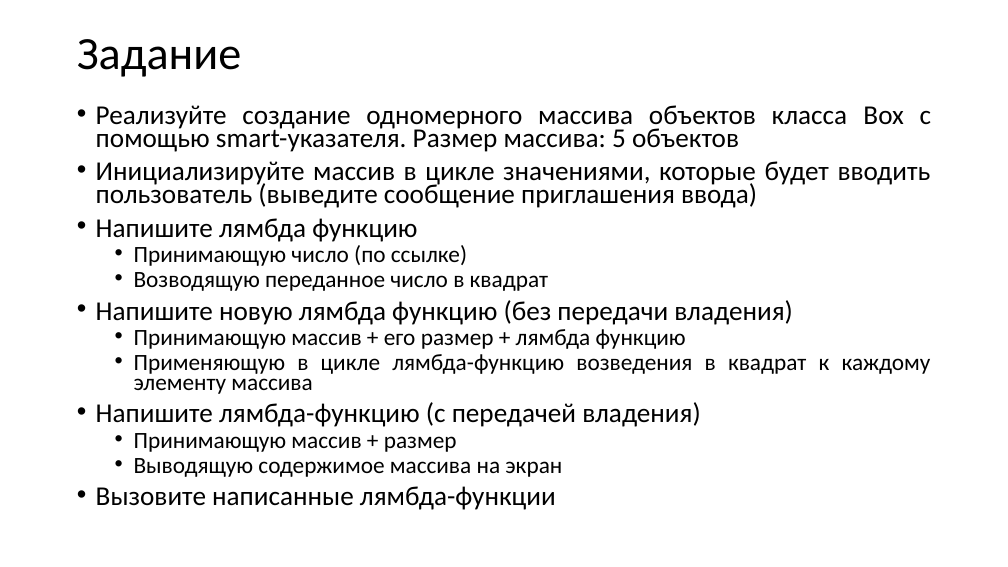
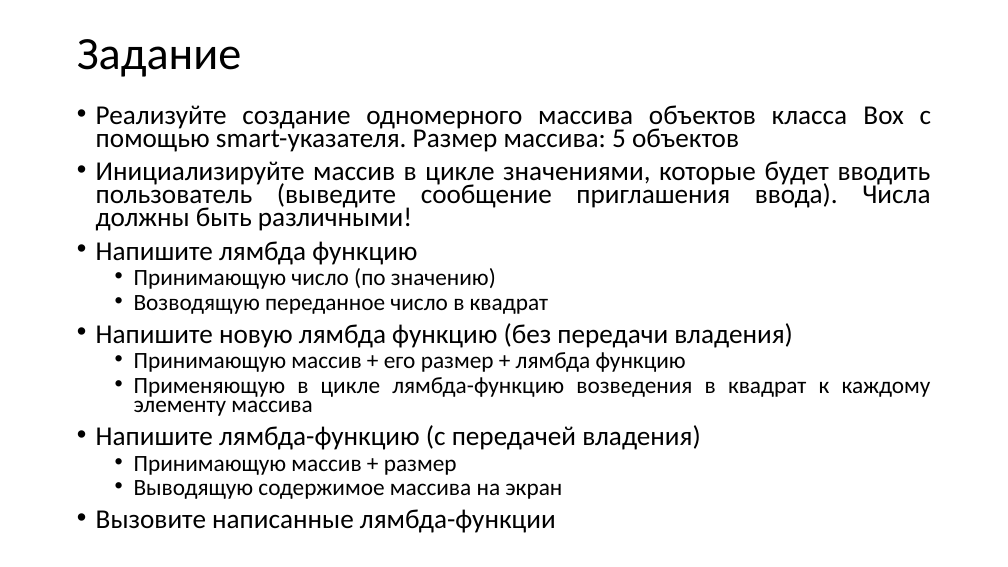
Before and after one commit to variichrodion/BV-521-OOP-C-, a slide deck: slide 6 of Умные указатели/Умные указатели-2.pptx. Drawn at 1008x567 pixels with LibreOffice and Linux fonts; fonts in the diff are those of the drawing. Boxes give left, top, right and bottom in pixels: in the first picture for what was removed or moved away, otherwise in the second. Text is boxed around its words. In the diff, an @@ line names an element or a change of style, - is before the commit and + after.

```diff
--- a/Умные указатели/Умные указатели-2.pptx
+++ b/Умные указатели/Умные указатели-2.pptx
@@ text at [96,161,931,231]: text changed @@
-• Инициализируйте массив в цикле значениями, которые будет вводить пользователь (выведите сообщение приглашения ввода)
+• Инициализируйте массив в цикле значениями, которые будет вводить пользователь (выведите сообщение приглашения ввода). Числа должны быть различными!
@@ text at [134,268,496,289]: text changed @@
-  • Принимающую число (по ссылке)
+  • Принимающую число (по значению)
```
Also in this commit, not shown: 1 other slide changed, 4 slides added.
